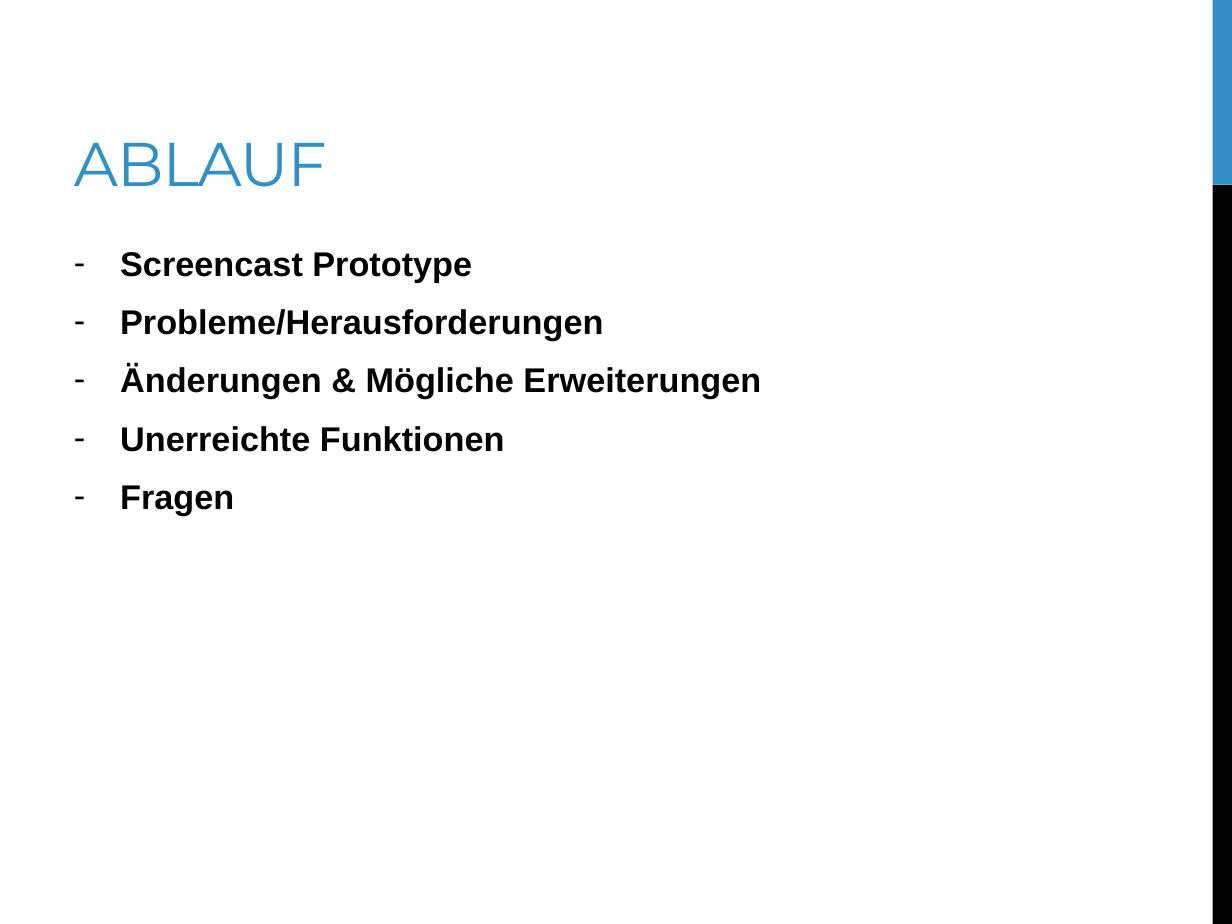
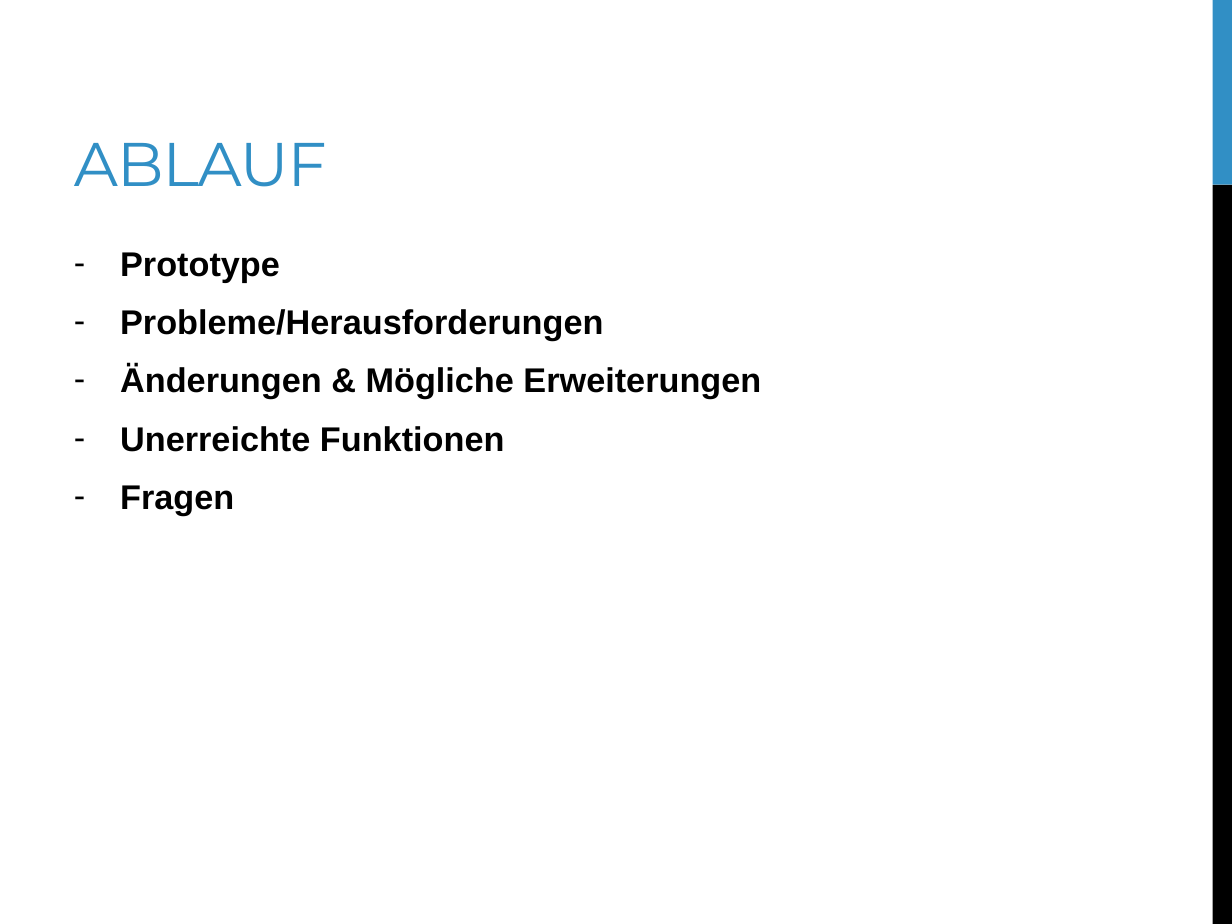
Before and after one commit to hirsp4/ch.bfh.btx8081.w2013.blue, a slide deck: slide 2 of ch.bfh.btx8081.w2013.blue/doc/task14/Case Study 1 - Task 14.pptx. Drawn at 1232x924 pixels with LibreOffice and Linux fonts; fonts in the diff are those of the drawing. Boxes give left, top, right and bottom in pixels: in the first picture for what was removed or moved away, otherwise in the second. Text is boxed around its words. In the diff, an @@ line names an element or a change of style, - is before the commit and + after.

```diff
--- a/ch.bfh.btx8081.w2013.blue/doc/task14/Case Study 1 - Task 14.pptx
+++ b/ch.bfh.btx8081.w2013.blue/doc/task14/Case Study 1 - Task 14.pptx
@@ text at <box>120,252,280,283</box>: text changed @@
-– Screencast Prototype
+– Prototype
```
Also in this commit, not shown: 1 other slide changed.
